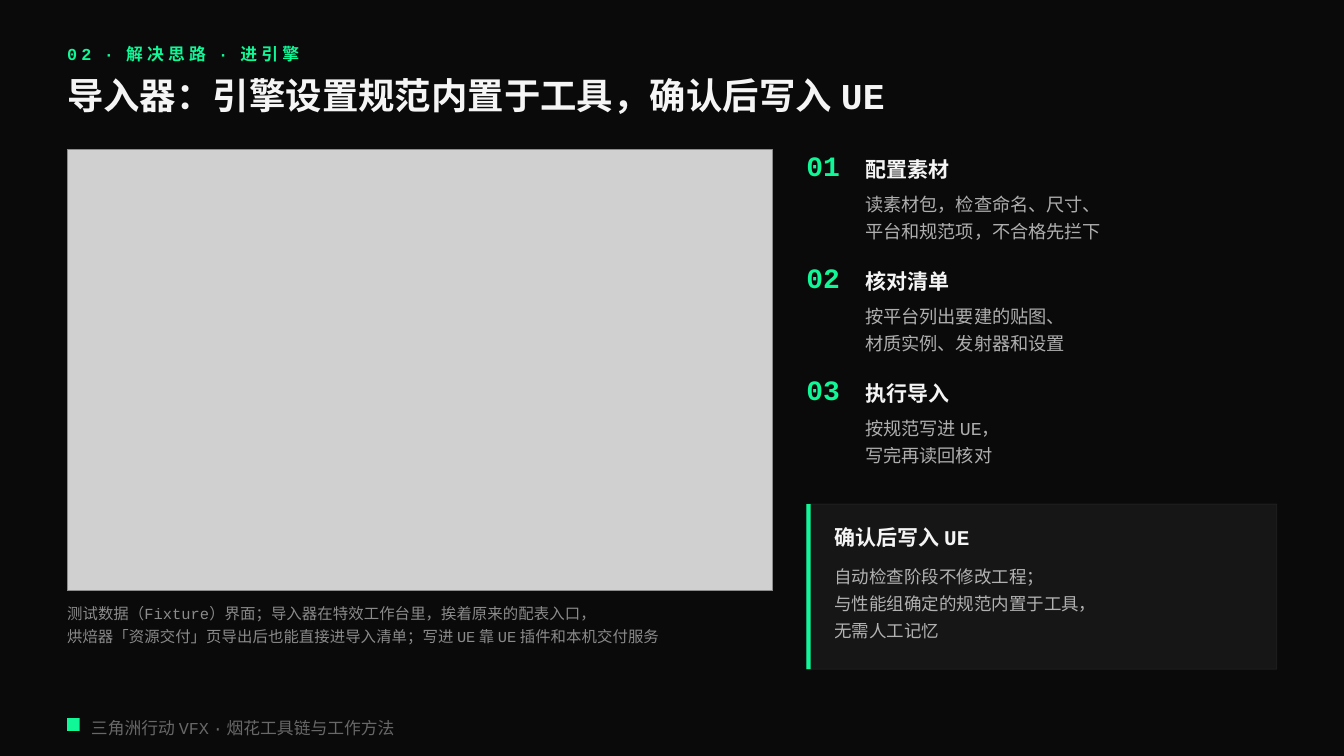
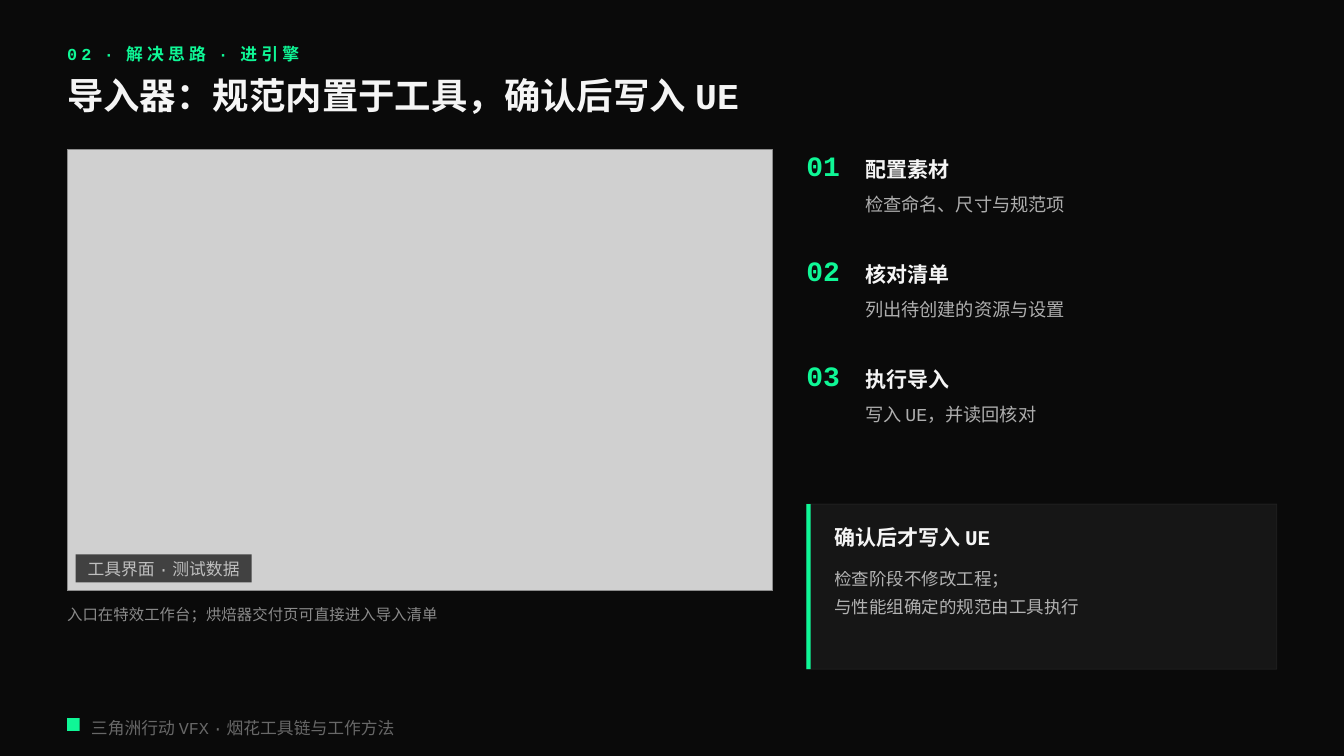
Before and after one commit to loccmaiii-lang/FireWorksLab, a slide deck: slide 10 of 协作/提示词/分享PPT交接_2026-10-29/第三版交付/烟花秀AI全流程_第三版.pptx. Drawn at 1344x756 pixels with LibreOffice and Linux fonts; fonts in the diff are those of the drawing; grey boxes stand for pictures. Boxes give left, top, right and bottom in pixels: in the first picture for what was removed or moved away, otherwise in the second. Text is boxed around its words. In the diff, an @@ line names an element or a change of style, - is before the commit and + after.

```diff
--- a/协作/提示词/分享PPT交接_2026-10-29/第三版交付/烟花秀AI全流程_第三版.pptx
+++ b/协作/提示词/分享PPT交接_2026-10-29/第三版交付/烟花秀AI全流程_第三版.pptx
@@ text at (x1=67, y1=78, x2=739, y2=114): text changed @@
-导入器：引擎设置规范内置于工具，确认后写入 UE
+导入器：规范内置于工具，确认后写入 UE
@@ text at (x1=865, y1=195, x2=1065, y2=213): text changed @@
-读素材包，检查命名、尺寸、
-平台和规范项，不合格先拦下
+检查命名、尺寸与规范项
@@ text "02" moved from (x1=806, y1=269, x2=840, y2=289) to (x1=806, y1=262, x2=840, y2=282) @@
@@ text "核对清单" moved from (x1=865, y1=271, x2=949, y2=291) to (x1=865, y1=264, x2=949, y2=284) @@
@@ text at (x1=865, y1=300, x2=1065, y2=318): text changed @@
-按平台列出要建的贴图、
-材质实例、发射器和设置
+列出待创建的资源与设置
@@ text "03" moved from (x1=806, y1=381, x2=840, y2=401) to (x1=806, y1=367, x2=840, y2=387) @@
@@ text "执行导入" moved from (x1=865, y1=383, x2=949, y2=403) to (x1=865, y1=369, x2=949, y2=389) @@
@@ text at (x1=865, y1=406, x2=1036, y2=423): text changed @@
-按规范写进 UE，
-写完再读回核对
+写入 UE，并读回核对
@@ text at (x1=834, y1=527, x2=990, y2=547): text changed @@
-确认后写入 UE
+确认后才写入 UE
@@ rectangle added at (x1=76, y1=555, x2=252, y2=583), fill #0A0A0A at 72% opacity @@
@@ text added at (x1=88, y1=561, x2=239, y2=577), 12 pt, text #F5F5F5 at 70% opacity @@
+工具界面 · 测试数据
@@ text at (x1=834, y1=571, x2=1079, y2=615): text changed @@
-自动检查阶段不修改工程；
-与性能组确定的规范内置于工具，
-无需人工记忆
+检查阶段不修改工程；
+与性能组确定的规范由工具执行
@@ text at (x1=67, y1=607, x2=437, y2=622): text changed @@
-测试数据（Fixture）界面；导入器在特效工作台里，挨着原来的配表入口，
-烘焙器「资源交付」页导出后也能直接进导入清单；写进 UE 靠 UE 插件和本机交付服务
+入口在特效工作台；烘焙器交付页可直接进入导入清单
```
Also in this commit, not shown: 23 other slides changed, 5 other files.
